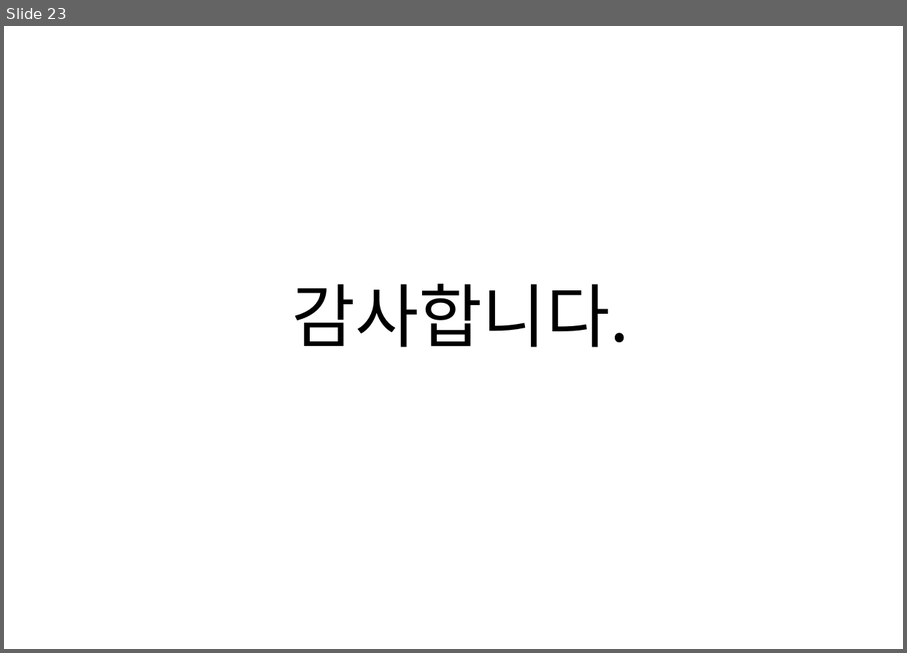
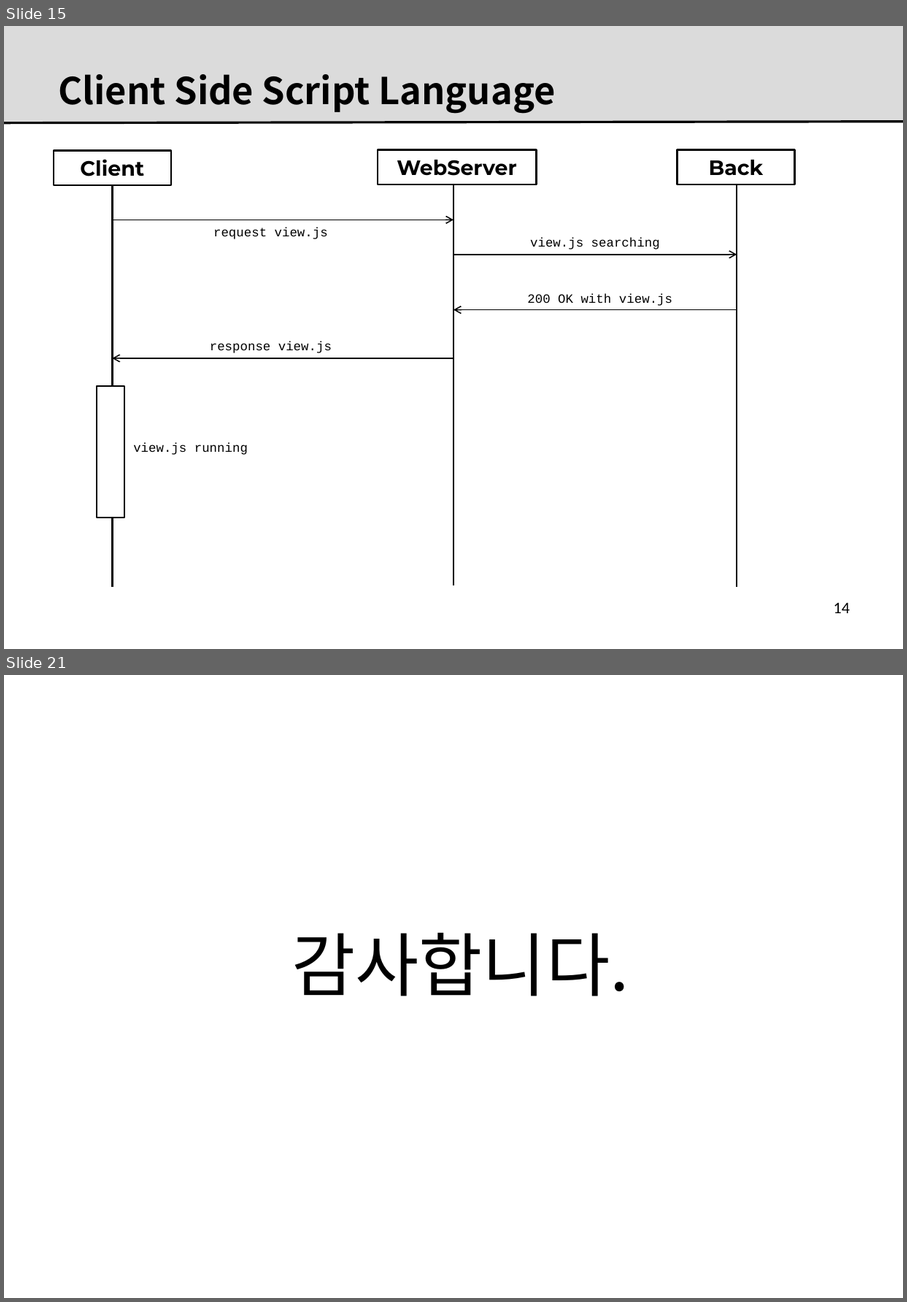
Before and after one commit to kitdvl/CodeX, a slide deck: Lectures/0002.FE.vs.BE.pptx. Shown one above the other, each under a label of ours: slide 23 before the commit, slides 15 and 21 after it; the slides between them are not shown. The pictures are 907x653 and 907x1302 pixels, drawn with LibreOffice and Linux fonts; fonts in the diff are those of the drawing; background and template pictures are left out. Boxes give left, top, right and bottom in pixels: in the first picture for what was removed or moved away, otherwise in the second. Text is boxed around its words. In the diff, an @@ line names an element or a change of style, - is before the commit and + after.

```diff
--- a/Lectures/0002.FE.vs.BE.pptx
+++ b/Lectures/0002.FE.vs.BE.pptx
@@ slide 15 added at bbox=[4, 26, 903, 649], background #FFFFFF @@
@@ rectangle added at bbox=[4, 26, 903, 123], fill #DBDBDB @@
@@ title added at bbox=[59, 74, 555, 114], 32 pt, text #000000, bold @@
+Client Side Script Language
@@ line added from (4, 123) to (903, 122), #000000 2 pt @@
@@ rectangle added at bbox=[54, 151, 172, 185], fill #FFFFFF, outline #000000 1.5 pt, 18 pt, text #000000, bold @@
+Client
@@ rectangle added at bbox=[378, 149, 537, 184], fill #FFFFFF, outline #000000 1.5 pt, 18 pt, text #000000, bold @@
+WebServer
@@ rectangle added at bbox=[678, 149, 795, 184], fill #FFFFFF, outline #000000 1.5 pt, 18 pt, text #000000, bold @@
+Back
@@ line added from (112, 185) to (112, 587), #000000 1.5 pt @@
@@ line added from (454, 184) to (454, 586), #000000 1.5 pt @@
@@ line added from (737, 185) to (737, 587), #000000 1.5 pt @@
@@ arrow added from (112, 219) to (454, 219), #000000 1 pt @@
@@ text added at bbox=[214, 227, 328, 239], 11 pt, text #000000 @@
+request view.js
@@ text added at bbox=[530, 238, 660, 249], 11 pt, text #000000 @@
+view.js searching
@@ arrow added from (454, 254) to (737, 254), #000000 1 pt @@
@@ arrow added from (737, 310) to (454, 310), #000000 1 pt @@
@@ text added at bbox=[527, 294, 673, 306], 11 pt, text #000000 @@
+200 OK with view.js
@@ text added at bbox=[210, 341, 332, 353], 11 pt, text #000000 @@
+response view.js
@@ arrow added from (454, 358) to (112, 358), #000000 1 pt @@
@@ rectangle added at bbox=[97, 386, 124, 517], fill #FFFFFF, outline #000000 1.5 pt @@
@@ text added at bbox=[133, 443, 248, 455], 11 pt, text #000000 @@
+view.js running
@@ page number added at bbox=[834, 602, 850, 613], 14 pt, text #000000 @@
+14
@@ what was slide 23 is now slide 21 @@
```
Also in this commit, not shown: 1 slide changed, 18 other slides added, 21 slides removed, 44 other files.
